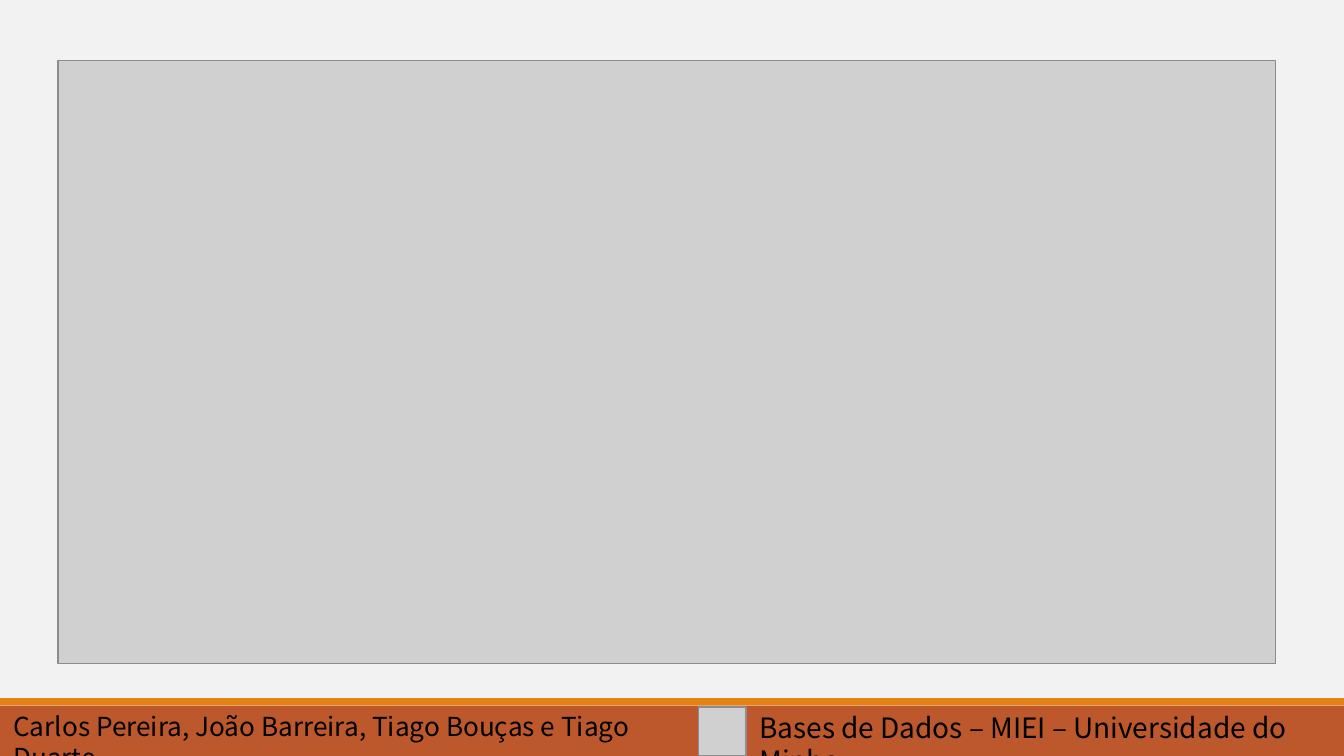
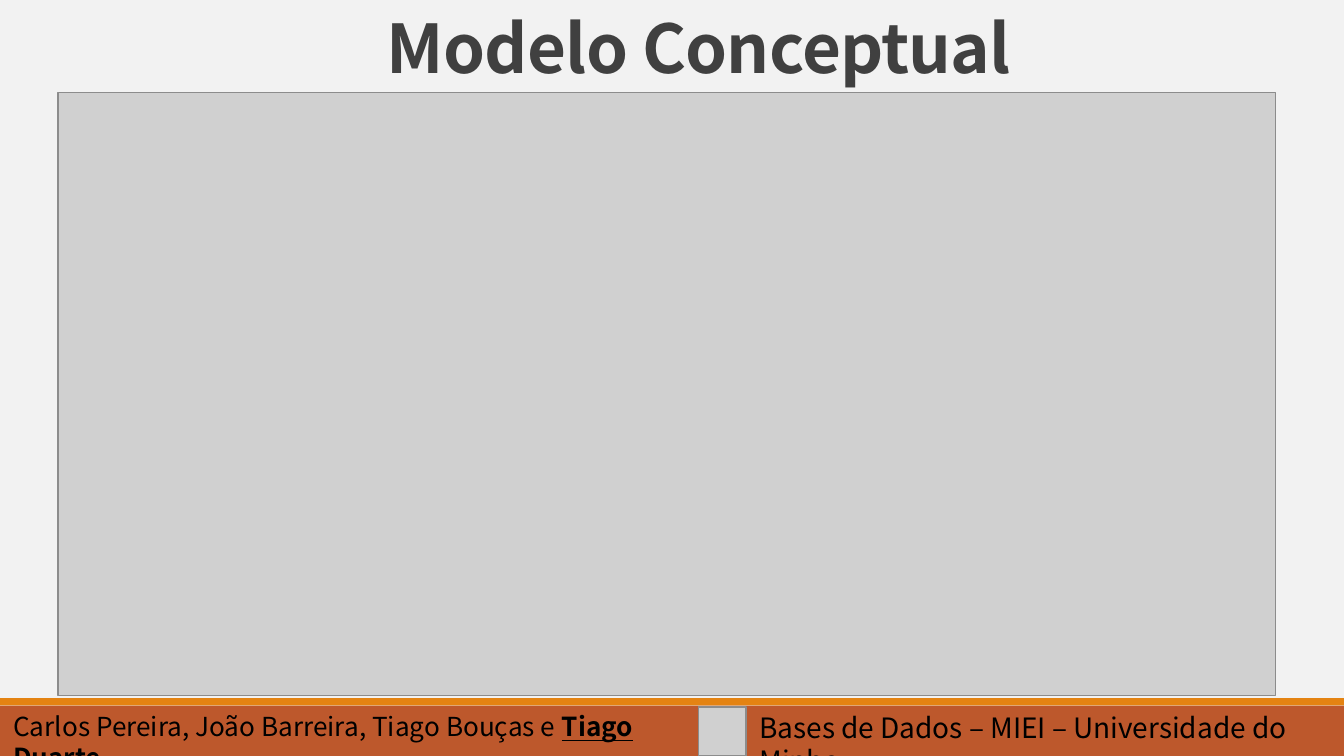
Before and after one commit to barreira/bd-1617, a slide deck: slide 5 of Slides_apresentação.pptx (slide 6 before the commit). Drawn at 1344x756 pixels with LibreOffice and Linux fonts; fonts in the diff are those of the drawing; grey boxes stand for pictures. Boxes give left, top, right and bottom in pixels: in the first picture for what was removed or moved away, otherwise in the second. Text is boxed around its words. In the diff, an @@ line names an element or a change of style, - is before the commit and + after.

```diff
--- a/Slides_apresentação.pptx
+++ b/Slides_apresentação.pptx
@@ title added at [387, 19, 1011, 88], 36 pt, text #404040, bold @@
+Modelo Conceptual
@@ picture: place and size @@
-picture at [58, 60, 1275, 664]
+picture at [58, 93, 1275, 696]
@@ text "Carlos Pereira, João Barreira, Tiago ..." at [13, 715, 633, 743]: bold on, underline on in "Tiago Duarte" @@
```
Also in this commit, not shown: 11 other slides changed, 4 slides added.
